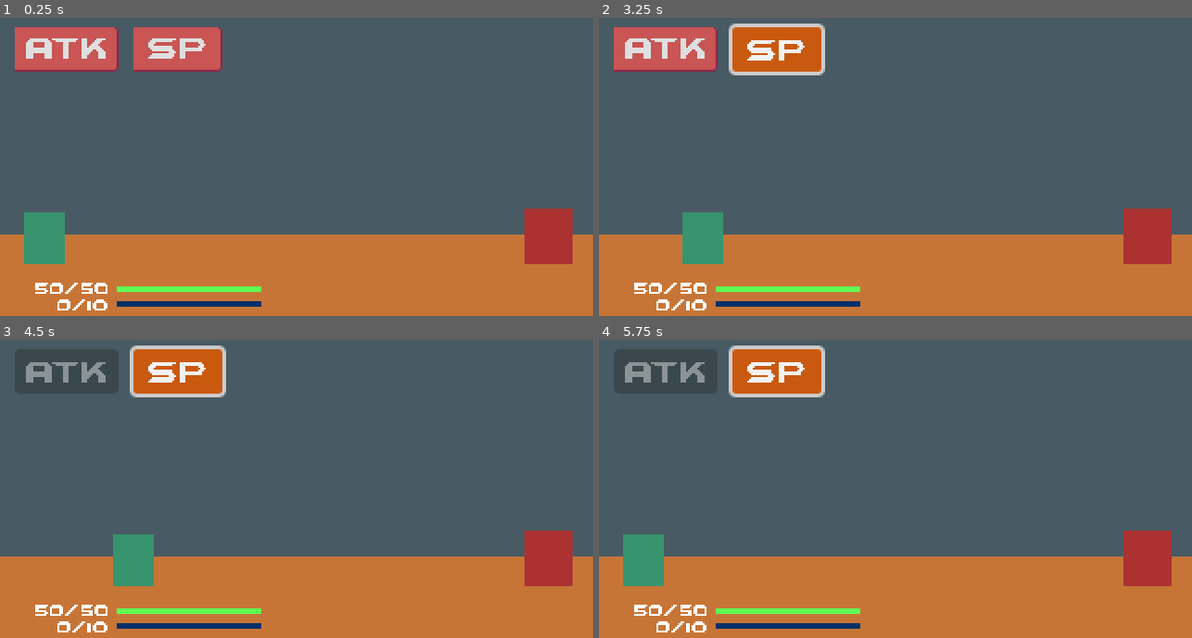
Above: before the commit, frames 1-4 (two rows, left to right).
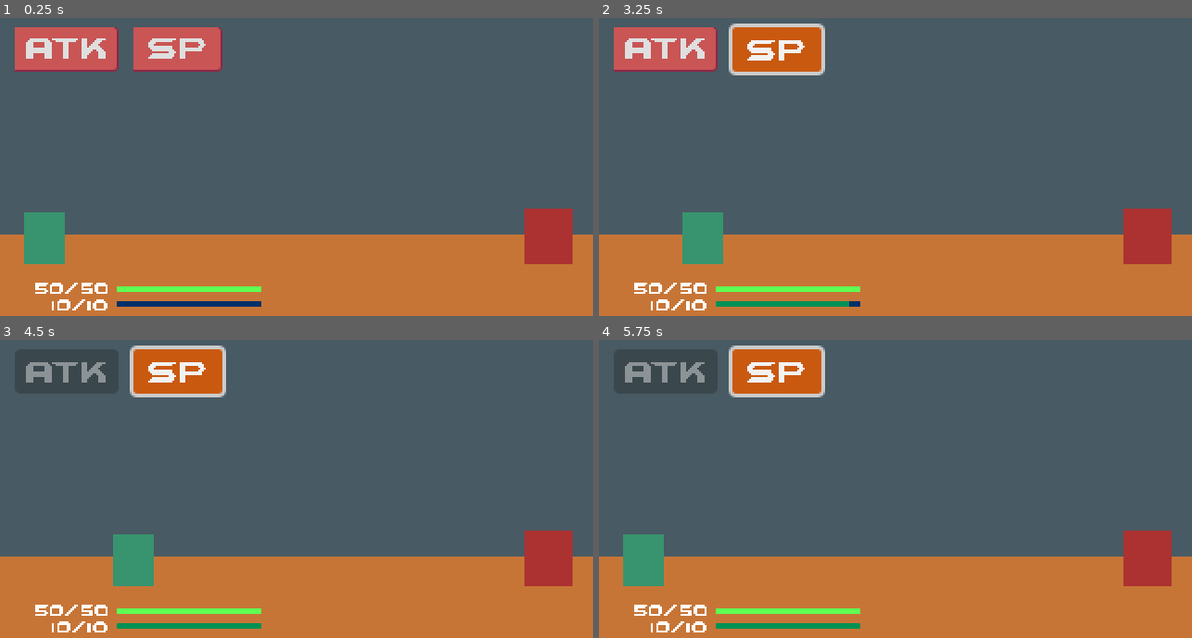
Above: after the commit, the same moments.

Repository: Endermandels/LegacysChallenge
Game: Godot game, scene res://scenes/Battle.tscn
Two runs of this game, one before a commit and one after it. Both use one fixed random seed, a clock stepped at 60 frames per second and the inputs below.
Inputs:
- Up to frame 1 (0.25 s): no input
- Up to frame 2 (3.25 s): click "ATK" at 0.5 s; click "SP" at 1.25 s; click "ATK" at 2 s; click "SP" at 2.75 s
- Up to frame 3 (4.5 s): click "ATK" at 3.5 s; click "SP" at 4.25 s
- Up to frame 4 (5.75 s): tap Enter at 5 s; hold Z (btn1) from 5.03 s (still down)

The runs differ from the first frame. In frame 1, less than 0.1% of the frame differs, in the area x 8-10%, y 95-99%; in frame 2, 0.4%; in frame 3, 0.5%, in the area x 8-45%, y 95-99%; in frame 4, 0.5%.

Commit message:
Code MP bar

Diff:
--- a/prefabs/hud.tscn
+++ b/prefabs/hud.tscn
@@ -3,7 +3,7 @@
 [ext_resource type="Script" path="res://scripts/prefabs/hud.gd" id="1_51vg8"]
 [ext_resource type="Theme" uid="uid://deitiiq1aopnw" path="res://assets/themes/hud_theme.tres" id="1_vf0f8"]
 
-[node name="HUD" type="Control" node_paths=PackedStringArray("atk_btn", "hp_bar", "hp_label")]
+[node name="HUD" type="Control" node_paths=PackedStringArray("atk_btn", "hp_bar", "mp_bar", "hp_label", "mp_label")]
 layout_mode = 3
 anchors_preset = 0
 offset_right = 40.0
@@ -11,7 +11,9 @@
 script = ExtResource("1_51vg8")
 atk_btn = NodePath("AttackButton")
 hp_bar = NodePath("HPBar")
+mp_bar = NodePath("MPBar")
 hp_label = NodePath("HPLabel")
+mp_label = NodePath("MPLabel")
 
 [node name="HPBar" type="ProgressBar" parent="."]
 layout_mode = 0
@@ -31,6 +33,7 @@
 offset_right = 141.0
 offset_bottom = 175.0
 theme = ExtResource("1_vf0f8")
+value = 100.0
 show_percentage = false
 
 [node name="HPLabel" type="Label" parent="."]
@@ -52,7 +55,7 @@
 offset_right = 10.0
 offset_bottom = 182.0
 theme_override_font_sizes/font_size = 8
-text = "0/10"
+text = "10/10"
 horizontal_alignment = 2
 
 [node name="AttackButton" type="Button" parent="."]
--- a/scenes/Battle.tscn
+++ b/scenes/Battle.tscn
@@ -15,6 +15,12 @@
 atk = 5
 def = 5
 spd = 10
+max_mp = 10
+min_dmg_received = 5
+ok_mp_gain = 1
+good_mp_gain = 2
+great_mp_gain = 4
+excellent_mp_gain = 6
 
 [sub_resource type="Resource" id="Resource_mcgpc"]
 resource_local_to_scene = true
@@ -23,6 +29,12 @@
 atk = 20
 def = 3
 spd = 7
+max_mp = 10
+min_dmg_received = 5
+ok_mp_gain = 1
+good_mp_gain = 2
+great_mp_gain = 4
+excellent_mp_gain = 6
 
 [node name="Battle" type="Node2D"]
 script = ExtResource("1_4kbp3")
--- a/scripts/prefabs/enemy.gd
+++ b/scripts/prefabs/enemy.gd
@@ -21,7 +21,6 @@
     turn_ended.emit()
 
 func get_hit(dmg: int) -> void:
-    var adj_dmg = clampi(dmg - stats.def, 5, dmg)
-    stats.hp = clampi(stats.hp - adj_dmg, 0, stats.hp)
-    print("Enemy hit for %d" % dmg)
+    stats.take_dmg(dmg)
+    print("Enemy hit for %d" % stats.get_adj_dmg(dmg))
     print("Enemy HP: %d" % stats.hp)
--- a/scripts/prefabs/hud.gd
+++ b/scripts/prefabs/hud.gd
@@ -10,18 +10,34 @@
 @export_subgroup("Internal")
 @export var atk_btn: Button
 @export var hp_bar: ProgressBar
+@export var mp_bar: ProgressBar
 @export var hp_label: Label
+@export var mp_label: Label
 
 signal basic_attack_selected
 
 func _ready() -> void:
-	player.turn_started.connect(func (): atk_btn.disabled = false)
-	player.turn_ended.connect(func (): atk_btn.disabled = true)
-	player.got_hit.connect(_handle_hit)
-	atk_btn.pressed.connect(basic_attack_selected.emit)
-	hp_bar.max_value = player.stats.max_hp
-	hp_label.text = "%s/%s" % [player.stats.hp, player.stats.max_hp]
+    # Signals
+    player.turn_started.connect(func (): atk_btn.disabled = false)
+    player.turn_ended.connect(func (): atk_btn.disabled = true)
+    player.stats.hp_changed.connect(_change_hp)
+    player.stats.mp_changed.connect(_change_mp)
+    atk_btn.pressed.connect(basic_attack_selected.emit)
 
-func _handle_hit(amount: int, stats: Stats) -> void:
-	hp_bar.value = stats.hp
-	hp_label.text = "%s/%s" % [stats.hp, stats.max_hp]
+    # Stats
+    hp_bar.max_value = player.stats.max_hp
+    hp_bar.value = hp_bar.max_value
+    hp_label.text = "%s/%s" % [player.stats.hp, player.stats.max_hp]
+    mp_bar.max_value = player.stats.max_mp
+    mp_bar.value = 0
+    mp_label.text = "%s/%s" % [player.stats.mp, player.stats.max_mp]
+
+func _change_hp(amount: int) -> void:
+    var tween = get_tree().create_tween()
+    tween.tween_property(hp_bar, "value", player.stats.hp, 0.2).set_delay(0.1)
+    hp_label.text = "%s/%s" % [player.stats.hp, player.stats.max_hp]
+
+func _change_mp(amount: int) -> void:
+    var tween = get_tree().create_tween()
+    tween.tween_property(mp_bar, "value", player.stats.mp, 0.2).set_delay(0.1)
+    mp_label.text = "%s/%s" % [player.stats.mp, player.stats.max_mp]
--- a/scripts/prefabs/player.gd
+++ b/scripts/prefabs/player.gd
@@ -16,11 +16,11 @@
 
 signal turn_ended
 signal turn_started
-signal got_hit(amount, stats)
 
 func _ready() -> void:
     hud.basic_attack_selected.connect(basic_attack.start.bind([enemy] as Array[Enemy]))
     basic_attack.ended.connect(end_turn)
+    basic_attack.enemy_hit.connect(hit_enemy)
 
 func _process(_delta: float) -> void:
     if not ducking and not battle_state.player_turn and Input.is_action_just_pressed("btn1"):
@@ -48,8 +48,9 @@
     tween.tween_property(sprite, "scale", Vector2(1,1), 0.1).finished.connect(func (): ducking = false)
 
 func get_hit(dmg: int) -> void:
-    var adj_dmg = clampi(dmg - stats.def, 5, dmg)
-    stats.hp = clampi(stats.hp - adj_dmg, 0, stats.hp)
-    print("Player hit for %d" % adj_dmg)
+    stats.take_dmg(dmg)
+    print("Player hit for %d" % stats.get_adj_dmg(dmg))
     print("Player HP: %d" % stats.hp)
-    got_hit.emit(adj_dmg, stats)
+
+func hit_enemy(category: String) -> void:
+    stats.increase_mp(category)
--- a/scripts/prefabs/player_attacks/basic_attack.gd
+++ b/scripts/prefabs/player_attacks/basic_attack.gd
@@ -47,23 +47,28 @@
     # GREAT
     # EXCELLENT
     # OK
+    var result: String = ""
 
     if stored_power < ok_thresh:
-        print("! OK")
+        result = "OK"
         enemy.get_hit(player.stats.atk)
     elif stored_power < good_thresh:
-        print("! GOOD")
+        result = "GOOD"
         enemy.get_hit(player.stats.atk + 10)
     elif stored_power < great_thresh:
-        print("! GREAT")
+        result = "GREAT"
         enemy.get_hit(player.stats.atk * 2 + 10)
     elif stored_power < excellent_thresh:
-        print("! EXCELLENT")
+        result = "EXCELLENT"
         enemy.get_hit(player.stats.atk * 3 + 15)
     else:
-        print("! OK")
+        result = "OK"
         enemy.get_hit(player.stats.atk)
 
+    print("! %s" % result)
+    enemy_hit.emit(result)
+
+    # Reset internal variables
     enemy = null
     stored_power = 0.0
 
--- a/scripts/prefabs/player_attacks/player_attack.gd
+++ b/scripts/prefabs/player_attacks/player_attack.gd
@@ -23,7 +23,12 @@
 
 var stored_power: float = 0.0 ## Amount of time/number of hits stored up
 
-signal ended
+signal ended ## When the attack ends
+
+## When the enemy is struck by the attack. [br]
+##
+## category: "OK" | "GOOD" | "GREAT" | "EXCELLENT"
+signal enemy_hit(category: String)
 
 ## TODO: Implement
 func start(enemies: Array[Enemy]) -> void:
--- a/scripts/resources/stats.gd
+++ b/scripts/resources/stats.gd
@@ -6,5 +6,44 @@
 @export var atk: int = 5
 @export var def: int = 5
 @export var spd: int = 10
+@export var max_mp: int = 10 ## Player only
+@export_subgroup("Hidden")
+@export var min_dmg_received: int = 5 ## Minimum damage received upon a hit
+@export var ok_mp_gain: int = 1 ## MP gained from OK attack
+@export var good_mp_gain: int = 2 ## MP gained from GOOD attack
+@export var great_mp_gain: int = 4 ## MP gained from GREAT attack
+@export var excellent_mp_gain: int = 6 ## MP gained from EXCELLENT attack
 
 var hp: int = max_hp
+var mp: int = max_mp
+
+signal hp_changed(amount: int)
+signal mp_changed(amount: int)
+
+func get_adj_dmg(dmg: int):
+    return clampi(dmg - def, min_dmg_received, dmg)
+
+func take_dmg(amount: int):
+    set_hp(hp - get_adj_dmg(amount))
+
+func increase_mp(category: String):
+    if category == "OK":
+        set_mp(mp + ok_mp_gain)
+    elif category == "GOOD":
+        set_mp(mp + good_mp_gain)
+    elif category == "GREAT":
+        set_mp(mp + great_mp_gain)
+    elif category == "EXCELLENT":
+        set_mp(mp + excellent_mp_gain)
+    else:
+        print("!!! Unknown category: %s" % category)
+
+func set_hp(new_hp: int):
+    var og_hp = hp
+    hp = clampi(new_hp, 0, max_hp)
+    hp_changed.emit(hp - og_hp)
+
+func set_mp(new_mp: int):
+    var og_mp = mp
+    mp = clampi(new_mp, 0, max_mp)
+    mp_changed.emit(mp - og_mp)
Not shown, changed: TODO.md
